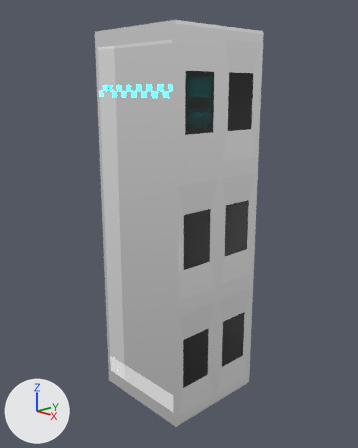
The Blender file assets/computer_server_1.blend, before and after one commit.
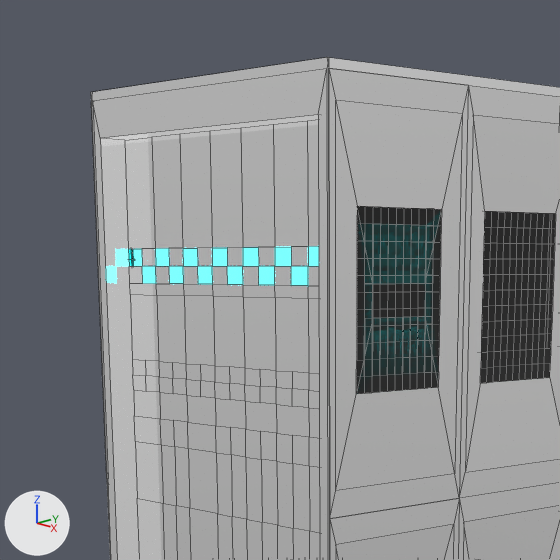
There are two pictures of each version: one whole from a 50 mm camera at (6.43, -6.05, 2.34) aimed at (0.0, 0.0, -0.02), one close up on the part from 18% to 71% of the width and 0% to 43% of the height. The lights are fixed; the arrows at lower left show +X, +Y and +Z. The close-ups show mesh edges as thin lines.

Script lines for the objects in view, before the commit:
```python
me_cube = bpy.data.meshes.new('Cube')
me_cube.from_pydata(...)  # 2894 vertices, 2545 faces; spans x -1.0..1.0, y -1.0..1.0, z -1.0..1.0
# faces by material slot: [422, 2123]
me_cube.materials.append(mat_shiny_metal)  # white #efefef
me_cube.materials.append(mat_black)  # black #000000
me_cube_001 = bpy.data.meshes.new('Cube.001')
me_cube_001.from_pydata(...)  # a box spanning x -1.0..1.0, y -1.0..1.0, z -1.0..1.0
me_cube_001.materials.append(mat_material)  # cyan #0ce7e7
ob_cube = bpy.data.objects.new('Cube', me_cube)
ob_cube.location = (0.0, 0.0, 0.0)
ob_cube.rotation_euler = (0.0, 0.0, -1.571)  # degrees (0, 0, -90)
ob_cube.scale = (1.0, 1.0, 3.3)
ob_lighting_cube = bpy.data.objects.new('Lighting_cube', me_cube_001)
ob_lighting_cube.location = (0.0, 0.0, 2.252)
ob_lighting_cube.scale = (0.962, 0.769, 0.375)
```
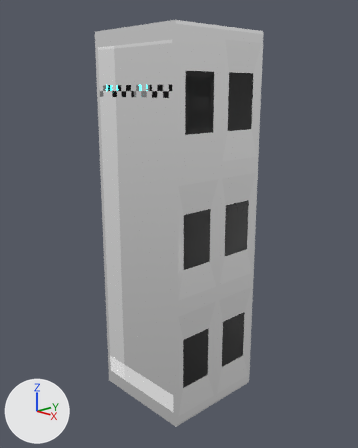
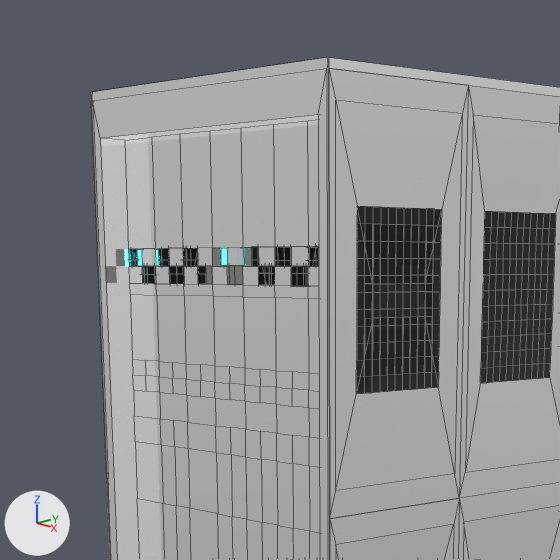
Where the newer file only moved an object's origin or applied its transform, the numbers keep the older frame.

Where the change shows, as pixel boxes (x1, y1, x2, y2) in the close-ups (560 x 560 px):
'Lighting_cube', mesh rescaled: before (133, 246, 319, 286); after (137, 249, 159, 266)
'Lighting_cube_3', added: after (221, 248, 245, 265)

Edits to the bpy script that builds the scene:
```text
Change me_cube_001:
    where me_cube_001.from_pydata(...)  # 8 vertices, 6 faces; spans x -1.0..1.0, y -1.0..1.0, z -1.0..1.0
    used by ob_lighting_cube; location = (0.0, 0.0, 2.252); scale = (0.962, 0.769, 0.375)
    me_cube_001 part 1: the whole mesh is scaled about its middle by (0.0672, 0.0398, 0.126), then moved by (-0.89, -0.96, 0.36)
Add me_cube_003:
    me_cube_003.from_pydata(...)  # a box spanning x -1.03..0.97, y 0.0..2.0, z -0.99..1.01
    me_cube_003.materials.append(mat_material)  # cyan #0ce7e7
Add ob_lighting_cube_3:
    ob_lighting_cube_3 = bpy.data.objects.new('Lighting_cube_3', me_cube_003)
    ob_lighting_cube_3.location = (-0.065, -0.769, 2.389)
    ob_lighting_cube_3.scale = (0.0646, 0.0306, 0.0472)
```
